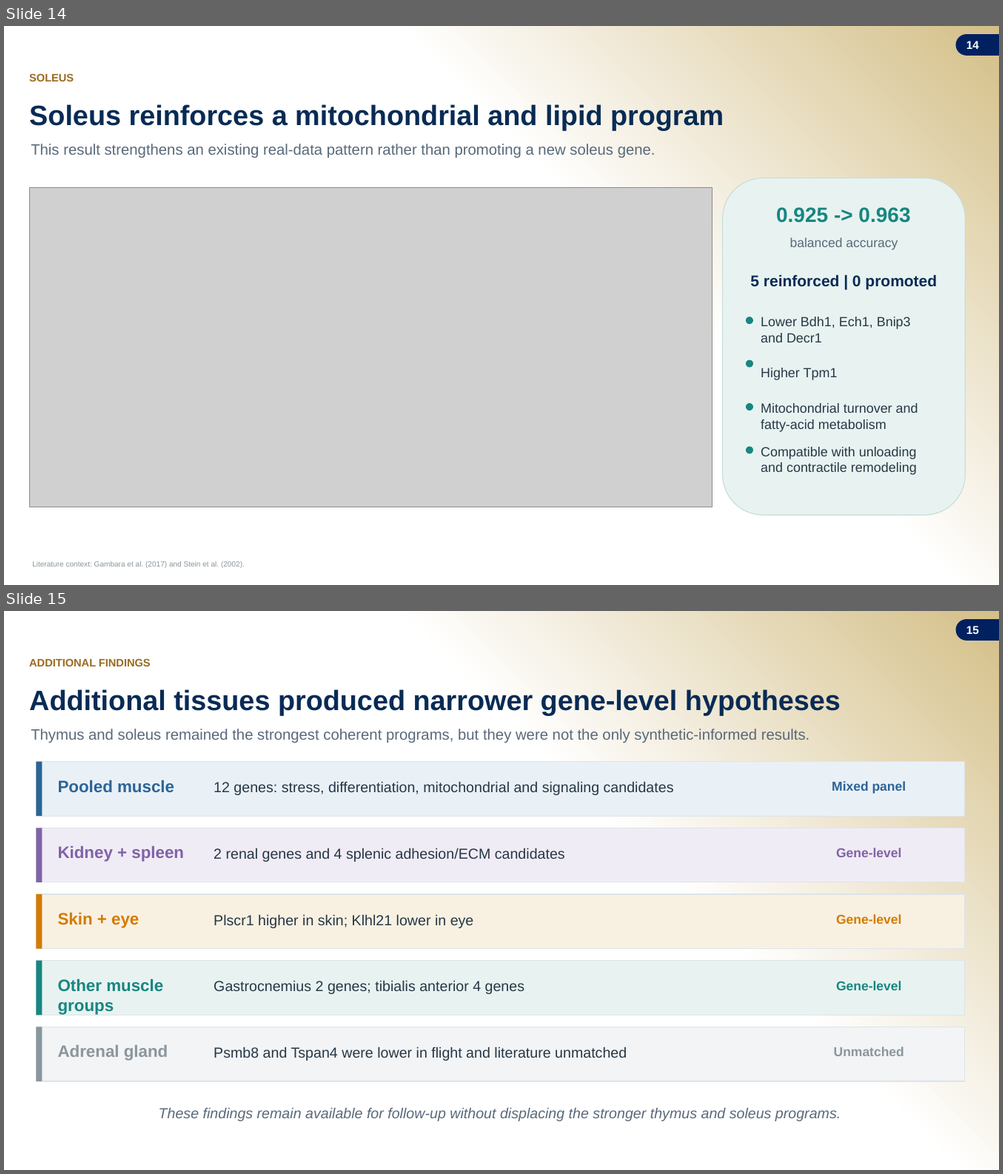
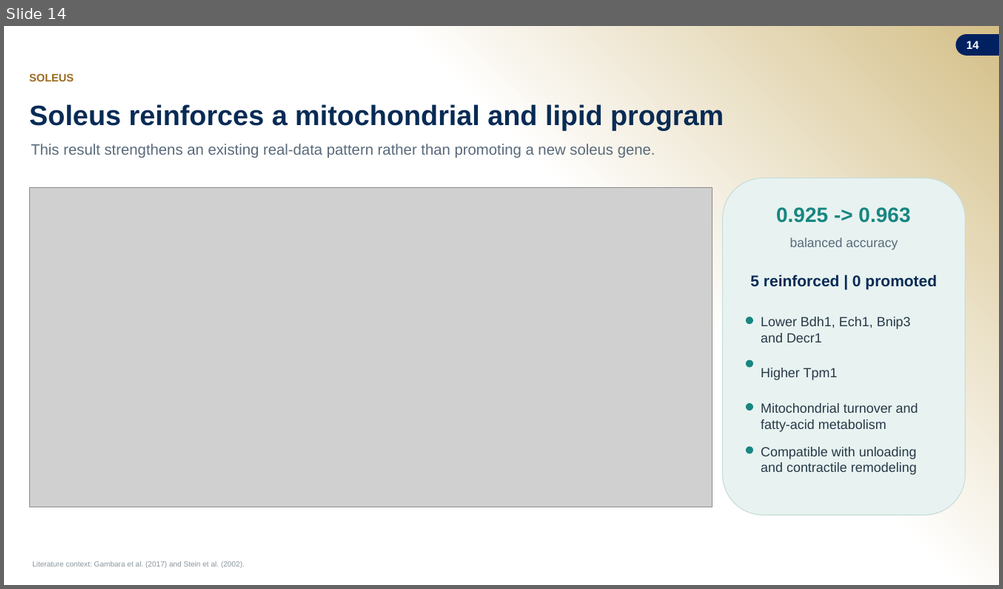
Before and after one commit to jasont314/nasa-mouse, a slide deck: presentation/SLSTP_2026_Generative_Transcriptomics.pptx. Shown one above the other, each under a label of ours: slides 14 and 15 before the commit, slide 14 after it. The pictures are 1003x1174 and 1003x589 pixels, drawn with LibreOffice and Linux fonts; fonts in the diff are those of the drawing; grey boxes stand for pictures; background and template pictures are left out. Boxes give left, top, right and bottom in pixels: in the first picture for what was removed or moved away, otherwise in the second. Text is boxed around its words. In the diff, an @@ line names an element or a change of style, - is before the commit and + after.

Commit message:
Improve presentation result readability

```diff
--- a/presentation/SLSTP_2026_Generative_Transcriptomics.pptx
+++ b/presentation/SLSTP_2026_Generative_Transcriptomics.pptx
@@ slide 15 removed at (4, 611, 999, 1170), background gradient #D4BF88 to #FFFFFF; not listed: 1 template element that a slide beside it also shows @@
@@ text removed at (29, 658, 151, 667) @@
-ADDITIONAL FINDINGS
@@ text removed at (29, 689, 840, 715) @@
-Additional tissues produced narrower gene-level hypotheses
@@ text removed at (31, 729, 809, 743) @@
-Thymus and soleus remained the strongest coherent programs, but they were not the only synthetic-informed results.
@@ rectangle removed at (36, 762, 965, 816) @@
@@ rectangle removed at (36, 762, 42, 816) @@
@@ text removed at (58, 780, 174, 792) @@
-Pooled muscle
@@ text removed at (213, 781, 674, 795) @@
-12 genes: stress, differentiation, mitochondrial and signaling candidates
@@ text removed at (831, 781, 906, 794) @@
-Mixed panel
@@ rectangle removed at (36, 828, 965, 883) @@
@@ rectangle removed at (36, 828, 42, 883) @@
@@ text removed at (58, 846, 184, 862) @@
-Kidney + spleen
@@ text removed at (213, 848, 565, 862) @@
-2 renal genes and 4 splenic adhesion/ECM candidates
@@ text removed at (836, 848, 901, 857) @@
-Gene-level
@@ rectangle removed at (36, 894, 965, 949) @@
@@ rectangle removed at (36, 894, 42, 949) @@
@@ text removed at (58, 912, 139, 928) @@
-Skin + eye
@@ text removed at (213, 914, 474, 928) @@
-Plscr1 higher in skin; Klhl21 lower in eye
@@ text removed at (836, 914, 901, 924) @@
-Gene-level
@@ rectangle removed at (36, 961, 965, 1015) @@
@@ rectangle removed at (36, 961, 42, 1015) @@
@@ text removed at (58, 979, 163, 1015) @@
-Other muscle groups
@@ text removed at (213, 980, 524, 994) @@
-Gastrocnemius 2 genes; tibialis anterior 4 genes
@@ text removed at (836, 981, 901, 991) @@
-Gene-level
@@ rectangle removed at (36, 1028, 965, 1082) @@
@@ rectangle removed at (36, 1028, 42, 1082) @@
@@ text removed at (58, 1045, 168, 1061) @@
-Adrenal gland
@@ text removed at (213, 1047, 626, 1061) @@
-Psmb8 and Tspan4 were lower in flight and literature unmatched
@@ text removed at (834, 1047, 904, 1056) @@
-Unmatched
@@ text removed at (159, 1108, 840, 1122) @@
-These findings remain available for follow-up without displacing the stronger thymus and soleus programs.
```
Also in this commit, not shown: 2 slides changed, 2 slides added, 3 other files.
